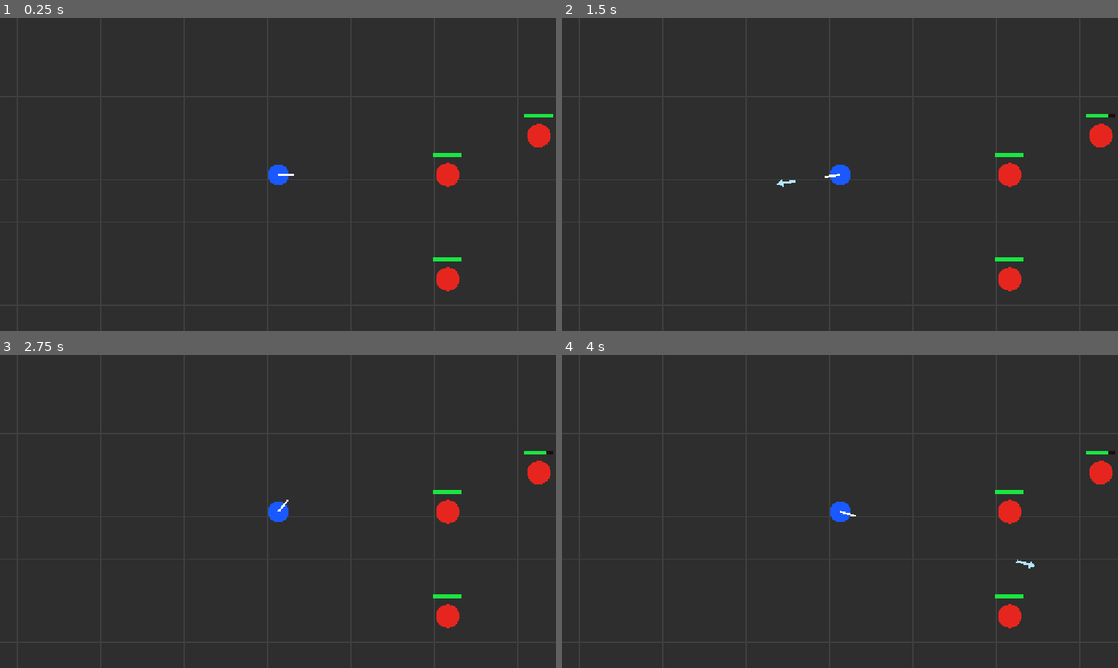
Above: before the commit, frames 1-4 (two rows, left to right).
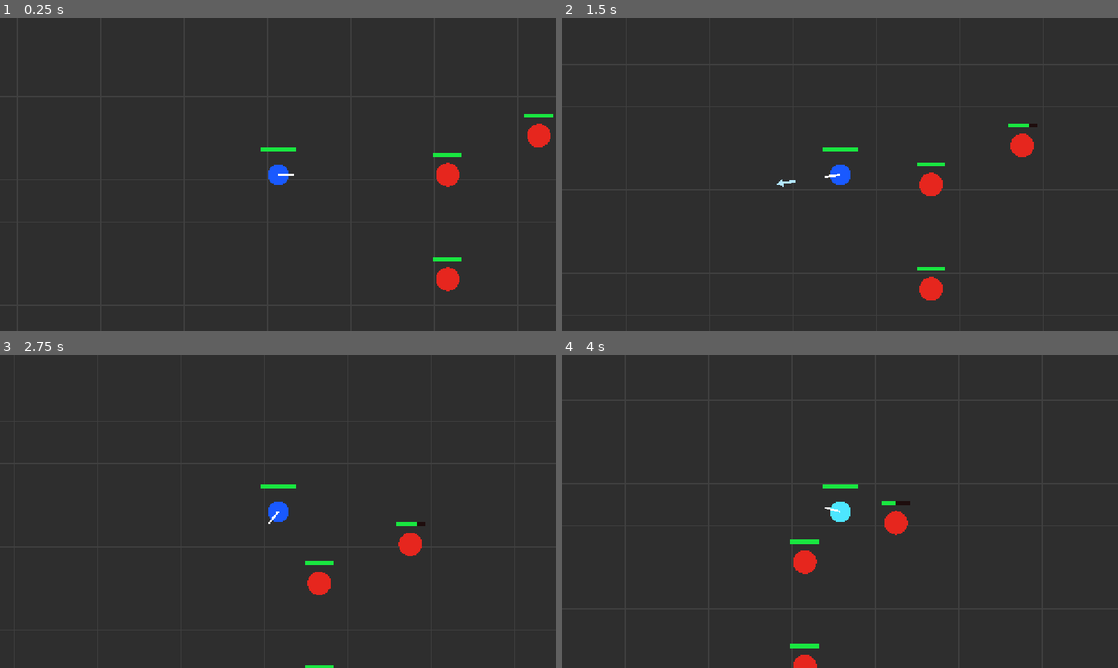
Above: after the commit, the same moments.

Repository: danyoon0760/last-archer
Game: Godot game, scene res://scenes/Main.tscn
Two runs of this game, one before a commit and one after it. Both use one fixed random seed, a clock stepped at 60 frames per second and the inputs below.
Inputs (mouse positions are in pixels of both pictures, inside the frame that each line leads up to):
- Up to frame 1 (0.25 s): no input
- Up to frame 2 (1.5 s): tap Enter at 0.5 s; move the mouse to (962, 158) at 0.52 s; tap R at 0.6 s; click (962, 158) at 0.67 s; tap E at 0.8, 1.35 s; move the mouse to (728, 190) at 1.27 s; click (728, 190) at 1.42 s
- Up to frame 3 (2.75 s): tap R at 1.55, 2.1 s; tap Space at 2 s; move the mouse to (333, 442) at 2.02 s; click (333, 442) at 2.17 s; tap E at 2.3 s
- Up to frame 4 (4 s): move the mouse to (812, 574) at 2.77 s; tap E at 2.85, 3.8 s; click (812, 574) at 2.92 s; tap R at 3.05, 3.6 s; tap Enter at 3.5 s; move the mouse to (1006, 558) at 3.52 s; click (1006, 558) at 3.67 s

The runs differ from the first frame. In frame 1, less than 0.1% of the frame differs, in the area x 46-54%, y 41-43%; in frame 2, 1.9%; in frame 3, 1.7%; in frame 4, 2.1%, in the area x 41-100%, y 30-100%.

Commit message:
Add player HP, dodge roll, and restart

Diff:
--- a/scripts/player.gd
+++ b/scripts/player.gd
@@ -2,29 +2,74 @@
 
 @export var speed: float = 350.0
 @export var stop_distance: float = 6.0
+@export var max_hp: int = 100
 @export var attack_cooldown: float = 0.35
 @export var arrow_scene: PackedScene
+@export var dodge_speed: float = 850.0
+@export var dodge_duration: float = 0.16
+@export var dodge_cooldown: float = 1.2
+@export var invincible_duration: float = 0.35
 
 var target_position: Vector2
 var facing_direction: Vector2 = Vector2.RIGHT
 var attack_timer: float = 0.0
+var dodge_timer: float = 0.0
+var dodge_cooldown_timer: float = 0.0
+var invincible_timer: float = 0.0
+var dodge_direction: Vector2 = Vector2.RIGHT
+var hp: int
+var is_dead: bool = false
 
 func _ready() -> void:
+	hp = max_hp
 	target_position = global_position
+	add_to_group("player")
 	queue_redraw()
 
 func _unhandled_input(event: InputEvent) -> void:
+	if is_dead:
+		if event is InputEventKey and event.pressed and not event.echo:
+			if event.keycode == KEY_R:
+				get_tree().reload_current_scene()
+		return
+
 	if event is InputEventMouseButton:
 		if event.button_index == MOUSE_BUTTON_RIGHT and event.pressed:
 			target_position = get_global_mouse_position()
 		elif event.button_index == MOUSE_BUTTON_LEFT and event.pressed:
 			try_shoot_at_mouse()
+	elif event is InputEventKey and event.pressed and not event.echo:
+		if event.keycode == KEY_E:
+			try_dodge()
 
 func _physics_process(delta: float) -> void:
+	update_timers(delta)
+
+	if is_dead:
+		velocity = Vector2.ZERO
+		queue_redraw()
+		return
+
+	if dodge_timer > 0.0:
+		velocity = dodge_direction * dodge_speed
+	else:
+		move_toward_target()
+
+	move_and_slide()
+	queue_redraw()
+
+func update_timers(delta: float) -> void:
 	if attack_timer > 0.0:
-		attack_timer -= delta
+		attack_timer = maxf(attack_timer - delta, 0.0)
+	if dodge_timer > 0.0:
+		dodge_timer = maxf(dodge_timer - delta, 0.0)
+	if dodge_cooldown_timer > 0.0:
+		dodge_cooldown_timer = maxf(dodge_cooldown_timer - delta, 0.0)
+	if invincible_timer > 0.0:
+		invincible_timer = maxf(invincible_timer - delta, 0.0)
 
-	var to_target := target_position - global_position
+func move_toward_target() -> void:
+	var to_target: Vector2 = target_position - global_position
 
 	if to_target.length() > stop_distance:
 		facing_direction = to_target.normalized()
@@ -32,8 +77,21 @@
 	else:
 		velocity = Vector2.ZERO
 
-	move_and_slide()
-	queue_redraw()
+func try_dodge() -> void:
+	if dodge_cooldown_timer > 0.0:
+		return
+
+	var mouse_direction: Vector2 = get_global_mouse_position() - global_position
+	if mouse_direction.length() < 1.0:
+		dodge_direction = facing_direction
+	else:
+		dodge_direction = mouse_direction.normalized()
+
+	facing_direction = dodge_direction
+	target_position = global_position + dodge_direction * 120.0
+	dodge_timer = dodge_duration
+	dodge_cooldown_timer = dodge_cooldown
+	invincible_timer = invincible_duration
 
 func try_shoot_at_mouse() -> void:
 	if attack_timer > 0.0:
@@ -42,8 +100,8 @@
 		push_warning("Player has no arrow_scene assigned.")
 		return
 
-	var mouse_position := get_global_mouse_position()
-	var shoot_direction := mouse_position - global_position
+	var mouse_position: Vector2 = get_global_mouse_position()
+	var shoot_direction: Vector2 = mouse_position - global_position
 	if shoot_direction.length() < 1.0:
 		shoot_direction = facing_direction
 	else:
@@ -52,12 +110,50 @@
 	facing_direction = shoot_direction
 	attack_timer = attack_cooldown
 
-	var arrow := arrow_scene.instantiate()
+	var arrow: Node = arrow_scene.instantiate()
 	get_tree().current_scene.add_child(arrow)
-	arrow.setup(global_position + shoot_direction * 24.0, shoot_direction)
+	if arrow.has_method("setup"):
+		arrow.setup(global_position + shoot_direction * 24.0, shoot_direction)
+
+func take_damage(amount: int) -> void:
+	if is_dead:
+		return
+	if invincible_timer > 0.0:
+		return
+
+	hp -= amount
+	invincible_timer = 0.25
+	if hp <= 0:
+		hp = 0
+		die()
+	queue_redraw()
+
+func die() -> void:
+	is_dead = true
+	velocity = Vector2.ZERO
+	print("You died. Press R to restart.")
 
 func _draw() -> void:
 	# Temporary player placeholder.
 	# Later, this will be replaced with the pixel archer sprite.
-	draw_circle(Vector2.ZERO, 16.0, Color(0.1, 0.35, 1.0))
+	var body_color: Color = Color(0.1, 0.35, 1.0)
+	if is_dead:
+		body_color = Color(0.25, 0.25, 0.25)
+	elif invincible_timer > 0.0:
+		body_color = Color(0.3, 0.9, 1.0)
+	elif dodge_timer > 0.0:
+		body_color = Color(0.2, 0.75, 1.0)
+
+	draw_circle(Vector2.ZERO, 16.0, body_color)
 	draw_line(Vector2.ZERO, facing_direction * 24.0, Color.WHITE, 3.0)
+
+	# Player HP bar.
+	var bar_width: float = 54.0
+	var bar_height: float = 7.0
+	var hp_ratio: float = clampf(float(hp) / float(max_hp), 0.0, 1.0)
+	var bar_pos: Vector2 = Vector2(-bar_width / 2.0, -42.0)
+	draw_rect(Rect2(bar_pos, Vector2(bar_width, bar_height)), Color(0.08, 0.04, 0.04))
+	draw_rect(Rect2(bar_pos, Vector2(bar_width * hp_ratio, bar_height)), Color(0.1, 0.9, 0.25))
+
+	if is_dead:
+		draw_string(ThemeDB.fallback_font, Vector2(-58, -58), "DEAD - Press R", HORIZONTAL_ALIGNMENT_LEFT, -1.0, 14, Color.WHITE)
